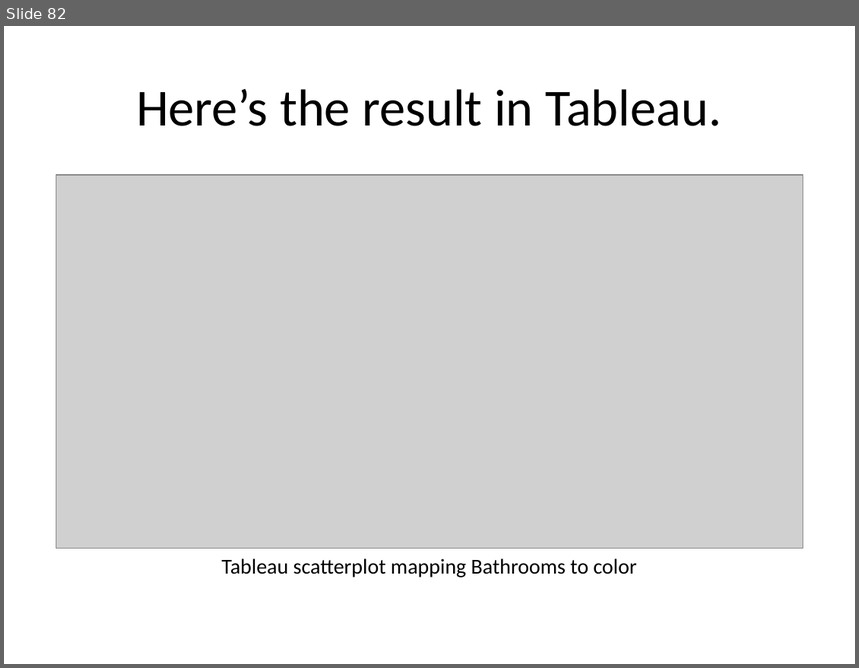
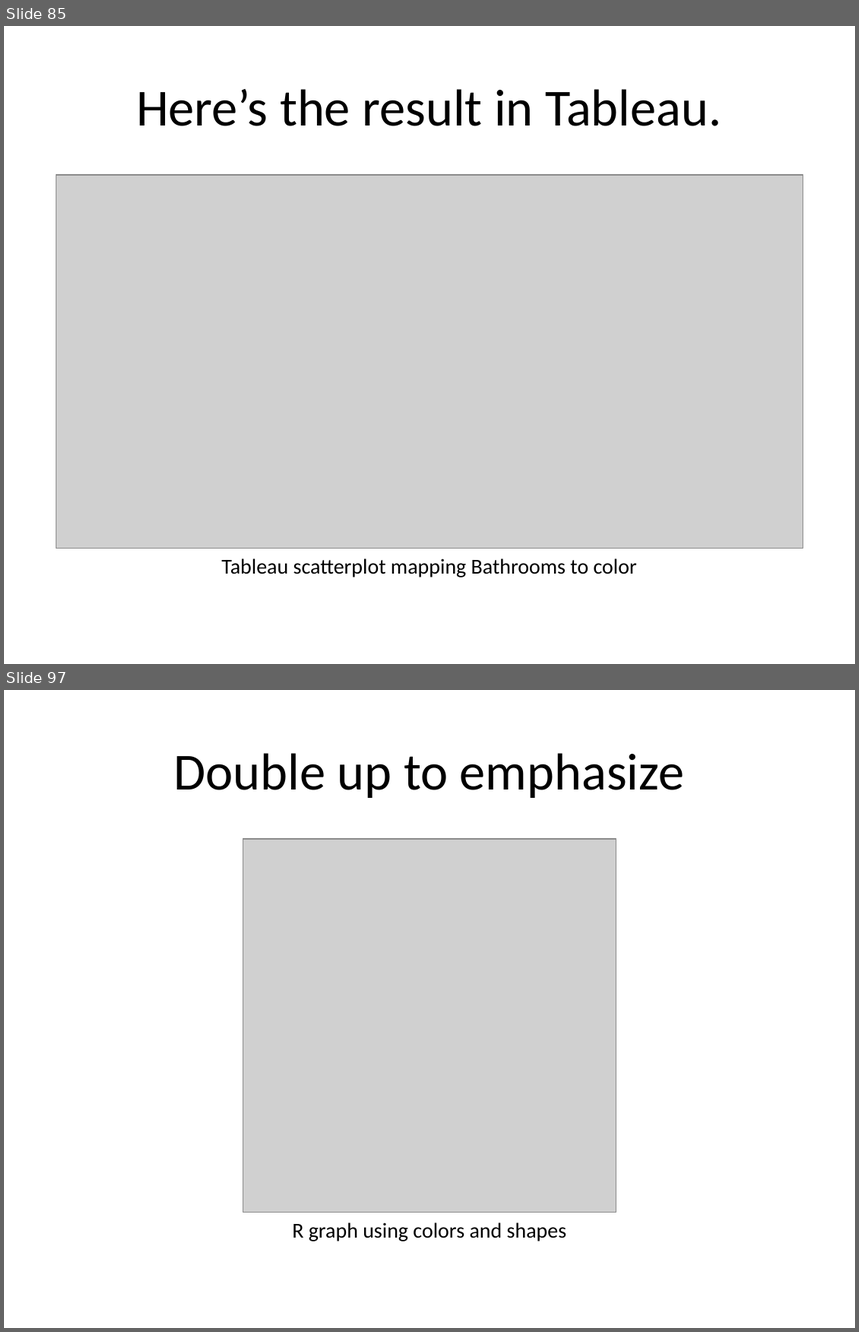
Before and after one commit to pmean/data-visualization, a slide deck: data-viz-01/src/complete-lecture.pptx. Shown one above the other, each under a label of ours: slide 82 before the commit, slides 85 and 97 after it; the slides between them are not shown. The pictures are 859x668 and 859x1332 pixels, drawn with LibreOffice and Linux fonts; fonts in the diff are those of the drawing; grey boxes stand for pictures. Boxes give left, top, right and bottom in pixels: in the first picture for what was removed or moved away, otherwise in the second. Text is boxed around its words. In the diff, an @@ line names an element or a change of style, - is before the commit and + after.

```diff
--- a/data-viz-01/src/complete-lecture.pptx
+++ b/data-viz-01/src/complete-lecture.pptx
@@ slide 97 added at (x1=4, y1=690, x2=855, y2=1328), background #FFFFFF @@
@@ title added at (x1=174, y1=753, x2=684, y2=798), 44 pt, text #000000 @@
+Double up to emphasize
@@ picture added at (x1=243, y1=839, x2=617, y2=1213) @@
@@ text added at (x1=292, y1=1223, x2=567, y2=1242), 18 pt, text #000000 @@
+R graph using colors and shapes
@@ what was slide 82 is now slide 85 @@
```
Also in this commit, not shown: 5 slides changed, 22 other slides added, 25 other files.
